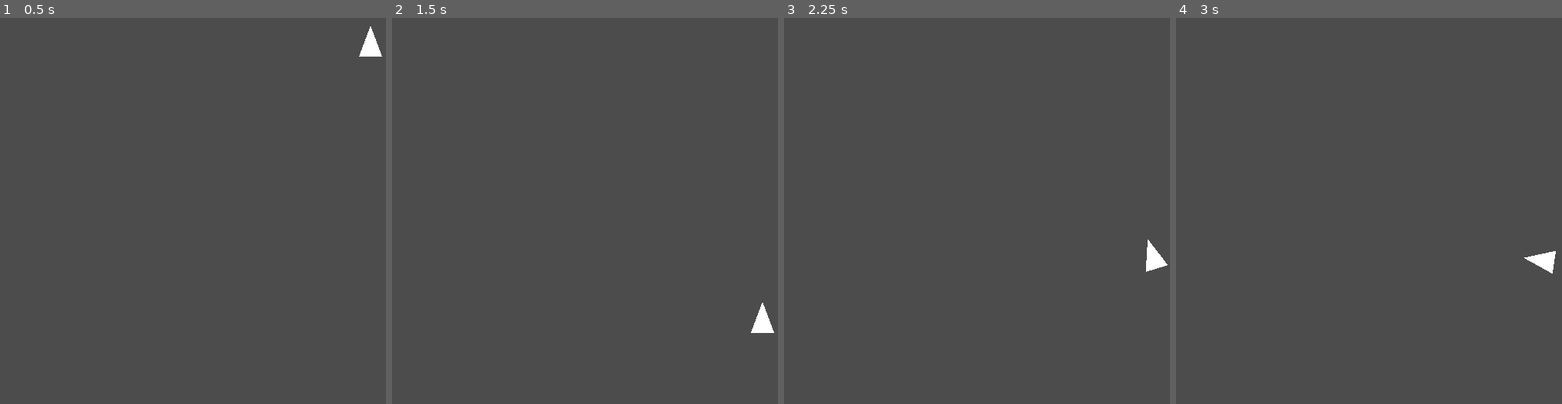
Above: before the commit, frames 1-4 (left to right).
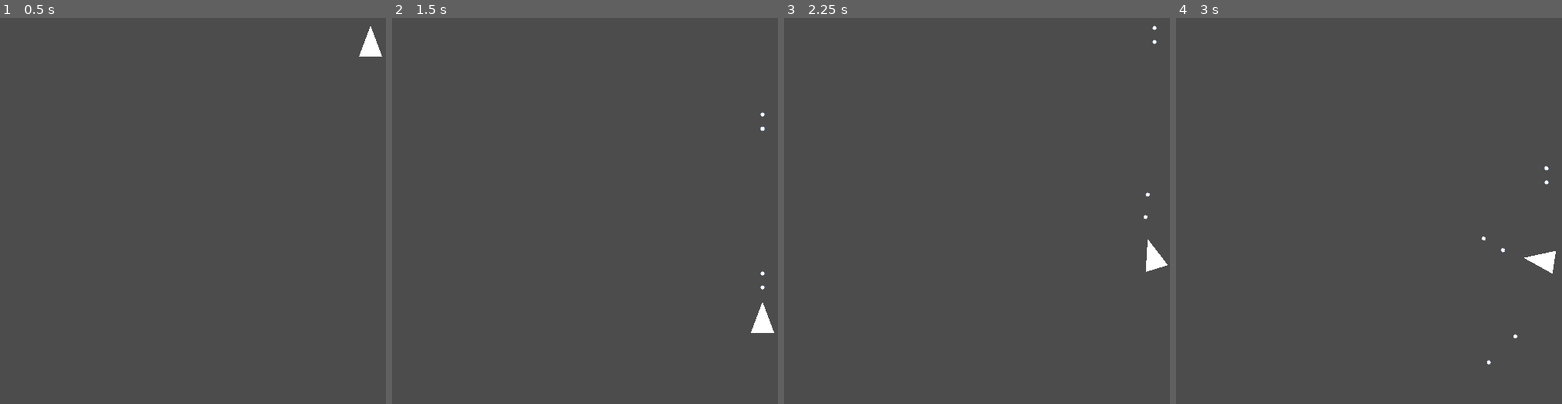
Above: after the commit, the same moments.

Repository: leddkire/godot-asteroids
Game: Godot game, scene res://Main.tscn
Two runs of this game, one before a commit and one after it. Both use one fixed random seed, a clock stepped at 60 frames per second and the inputs below.
Inputs (mouse positions are in pixels of both pictures, inside the frame that each line leads up to):
- Up to frame 1 (0.5 s): no input
- Up to frame 2 (1.5 s): tap Enter at 0.5 s; move the mouse to (565, 288) at 0.52 s; hold Up (move_up) from 0.53 s (still down); tap Space (shoot_projectile, bound only after the commit) at 0.6, 1.35 s; click (565, 288) at 0.67 s; move the mouse to (700, 268) at 1.27 s
- Up to frame 3 (2.25 s): move the mouse to (861, 153) at 2.02 s; release Up (move_up) at 2.03 s; hold Left (move_left) from 2.03 s (still down); tap Space (shoot_projectile, bound only after the commit) at 2.1 s
- Up to frame 4 (3 s): keep holding Left (move_left); move the mouse to (1388, 211) at 2.77 s; tap Space (shoot_projectile, bound only after the commit) at 2.85 s; click (1388, 211) at 2.92 s

Frame 1 is identical in both runs. In frame 2, less than 0.1% of the frame differs, in the area x 95-97%, y 24-71%; in frame 3, less than 0.1%; in frame 4, less than 0.1%, in the area x 79-97%, y 38-90%.

Commit message:
Add pellet shooting logic to ship

Diff:
--- a/project.godot
+++ b/project.godot
@@ -77,6 +77,11 @@
 , Object(InputEventJoypadButton,"resource_local_to_scene":false,"resource_name":"","device":0,"button_index":15,"pressure":0.0,"pressed":false,"script":null)
  ]
 }
+shoot_projectile={
+"deadzone": 0.5,
+"events": [ Object(InputEventKey,"resource_local_to_scene":false,"resource_name":"","device":0,"alt":false,"shift":false,"control":false,"meta":false,"command":false,"pressed":false,"scancode":32,"unicode":0,"echo":false,"script":null)
+ ]
+}
 
 [rendering]
 
--- /dev/null
+++ b/projectiles/pellet/pellet.gd
@@ -0,0 +1,13 @@
+extends Area2D
+
+export var speed : int = 10
+
+func _ready():
+    set_physics_process(true)
+
+func _physics_process(delta):
+    position = position - (Vector2(1, 1).rotated(self.rotation) * speed)
+
+
+func _on_Timer_timeout():
+    self.queue_free()
--- /dev/null
+++ b/projectiles/pellet/pellet.tscn
@@ -0,0 +1,24 @@
+[gd_scene load_steps=4 format=2]
+
+[ext_resource path="res://projectiles/pellet/pellet.gd" type="Script" id=1]
+[ext_resource path="res://projectiles/pellet/pellet.png" type="Texture" id=2]
+
+[sub_resource type="CircleShape2D" id=1]
+radius = 2.5
+
+[node name="pellet" type="Area2D"]
+script = ExtResource( 1 )
+speed = 5
+
+[node name="Timer" type="Timer" parent="."]
+wait_time = 3.0
+one_shot = true
+autostart = true
+
+[node name="Sprite" type="Sprite" parent="."]
+texture = ExtResource( 2 )
+region_rect = Rect2( 585, 59, 198, 46 )
+
+[node name="CollisionShape2D" type="CollisionShape2D" parent="."]
+shape = SubResource( 1 )
+[connection signal="timeout" from="Timer" to="." method="_on_Timer_timeout"]
--- a/ship/ship.gd
+++ b/ship/ship.gd
@@ -4,18 +4,27 @@
 var current_rotation_direction = 0
 export (float) var rotation_speed = 1.5
 
-onready var collision_layer_backup = self.collision_layer
-onready var collision_mask_backup = self.collision_mask
+var direction_vector : Vector2
+
+signal entity_shooting
 
 func _ready():
     set_physics_process(true)
     add_to_group(GroupConstants.SHIP)
     add_to_group(GroupConstants.DRIFTS)
 
+func _input(input_event : InputEvent):
+    if input_event.is_action("shoot_projectile"):
+        var pellet = self.spawn_pellet_projectile()
+        self.get_parent().add_child(pellet)
+
+
 func _physics_process(delta):
     current_rotation_direction = calculate_rotation_direction_from_input()
     rotation += current_rotation_direction * rotation_speed * delta
-    move_and_collide(calculate_velocity_from_input().rotated(rotation))
+    direction_vector = Vector2(1, 1).rotated(rotation)
+    var velocity_vector = calculate_velocity_from_input().rotated(rotation)
+    move_and_collide(velocity_vector)
 
 func calculate_rotation_direction_from_input():
     if Input.is_action_pressed("move_left"):
@@ -48,7 +57,6 @@
 
 func on_edge_entered():
     if !is_showing_visuals() and physics_detection_is_disabled():
-        self.enable_physics_detection()
         self.show_visuals()
 
 func is_showing_visuals():
@@ -57,9 +65,13 @@
 func physics_detection_is_disabled():
     return (self.collision_layer == 0) and (self.collision_mask == 1)
 
-func enable_physics_detection():
-    self.collision_layer = self.collision_layer_backup
-    self.collision_mask = self.collision_mask_backup
 
 func show_visuals():
     self.show()
+
+var pellet_scn = preload("res://projectiles/pellet/pellet.tscn")
+func spawn_pellet_projectile():
+    var pellet = pellet_scn.instance()
+    pellet.position = get_node("projectile_spawn").global_position
+    pellet.rotation = direction_vector.angle()
+    return pellet
--- a/ship/ship.tscn
+++ b/ship/ship.tscn
@@ -7,13 +7,23 @@
 
 [node name="ship" type="KinematicBody2D"]
 script = ExtResource( 1 )
+__meta__ = {
+"_edit_lock_": true
+}
 
 [node name="hull" type="Polygon2D" parent="."]
 scale = Vector2( 0.75, 1 )
 polygon = PoolVector2Array( 20, 10, 0, -30, -20, 10, -1, 10 )
 __meta__ = {
-"_edit_group_": true
+"_edit_group_": true,
+"_edit_lock_": true
 }
 
 [node name="CollisionShape2D" type="CollisionShape2D" parent="."]
 shape = SubResource( 1 )
+__meta__ = {
+"_edit_lock_": true
+}
+
+[node name="projectile_spawn" type="Position2D" parent="."]
+position = Vector2( 0, -30 )
Binary file added: projectiles/pellet/pellet.png
